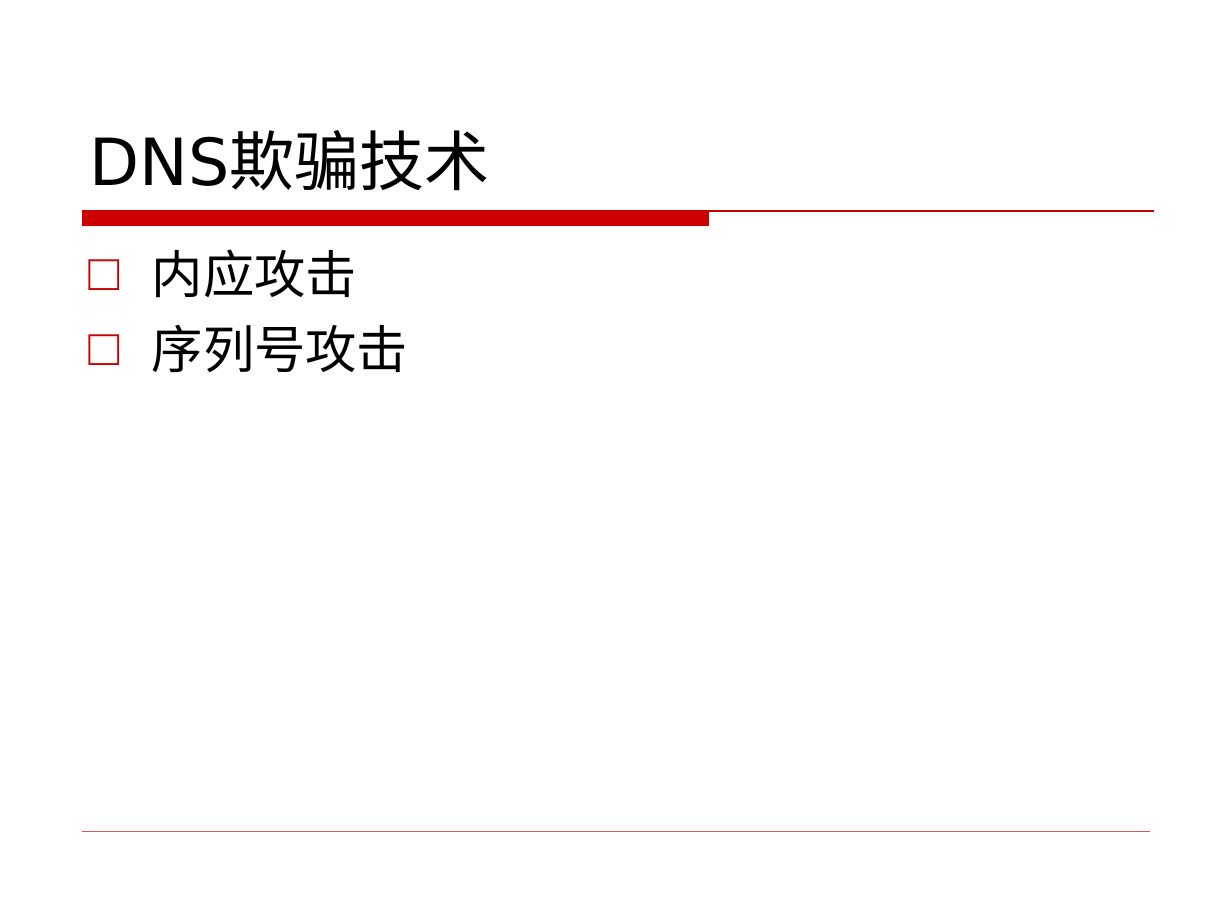
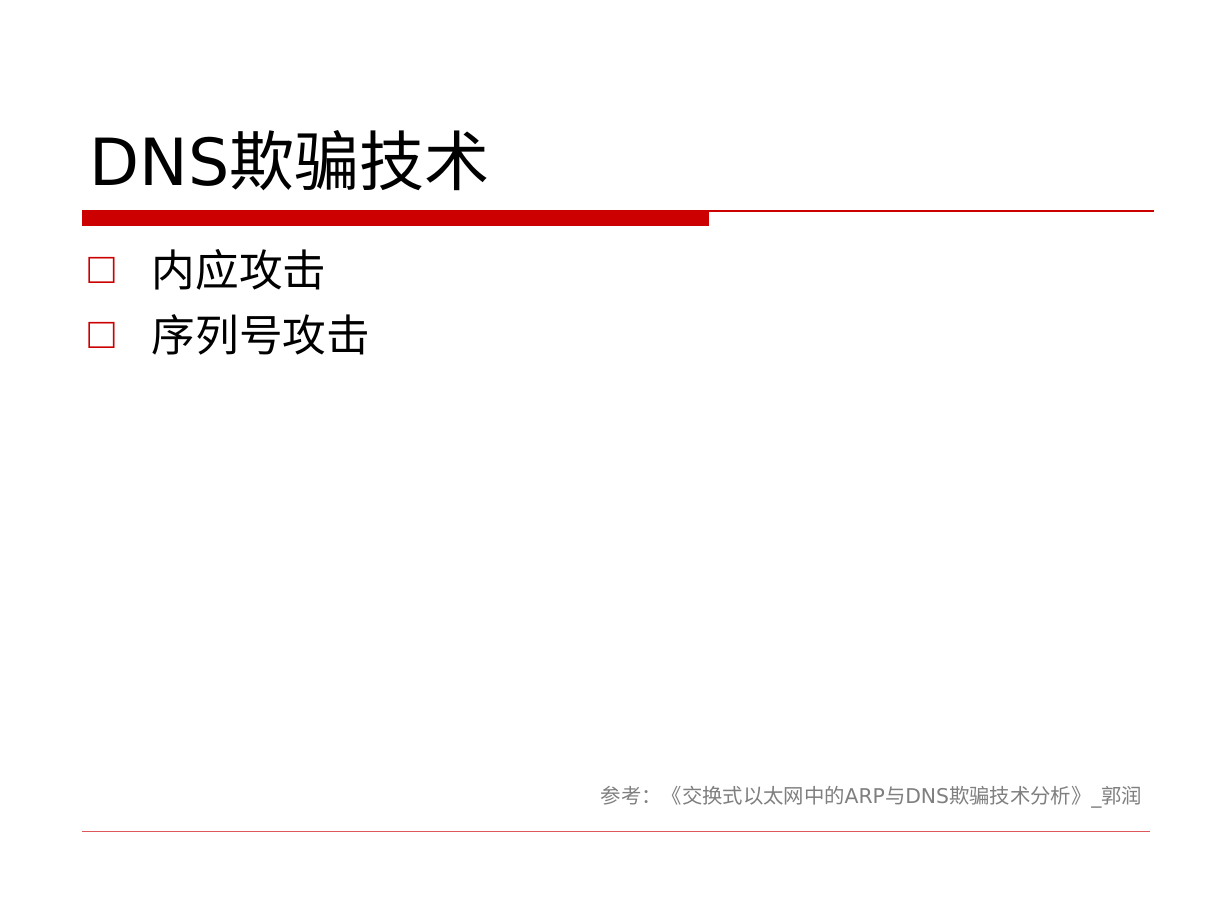
Before and after one commit to CUCCS/ns, a slide deck: slide 4 of 2016-2/MRL_YQY/DNS欺骗.ppt. Drawn at 1232x924 pixels with LibreOffice and Linux fonts; fonts in the diff are those of the drawing; background and template pictures are left out. Boxes give left, top, right and bottom in pixels: in the first picture for what was removed or moved away, otherwise in the second. Text is boxed around its words. In the diff, an @@ line names an element or a change of style, - is before the commit and + after.

Commit message:
1028-DNS欺骗PPT更新
添加了参考文献备注，补充了一些解释

```diff
--- a/2016-2/MRL_YQY/DNS欺骗.ppt
+++ b/2016-2/MRL_YQY/DNS欺骗.ppt
@@ text at (152, 249, 371, 355): size 30 to 25.5 pt in "内应攻击", "序列号攻击" @@
@@ text at (601, 786, 1143, 808): paragraph added @@
+参考：《交换式以太网中的ARP与DNS欺骗技术分析》_郭润
```
Also in this commit, not shown: 2 other slides changed, 7 slides added, 1 slide removed.
